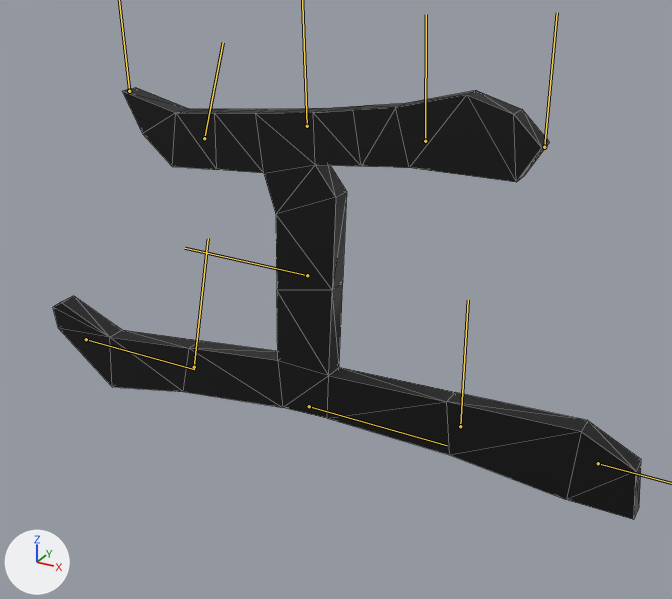
Renders of the FBX model 自作ライブラリ/Project1/Resources/FBX/SwoedMode_3.fbx from each side of a commit.
One viewpoint serves both versions: a 50 mm lens placed at (0.0232, -0.0341, 0.0276), pointed at (0.0041, 0.0006, 0.0102). Lighting does not change. The marker at lower left points along +X, +Y and +Z. Both versions are drawn at frame 167 of the action 'left'; the numbers are the values there. The bones that bend it are drawn over the model as lines. Mesh edges are drawn as thin lines.
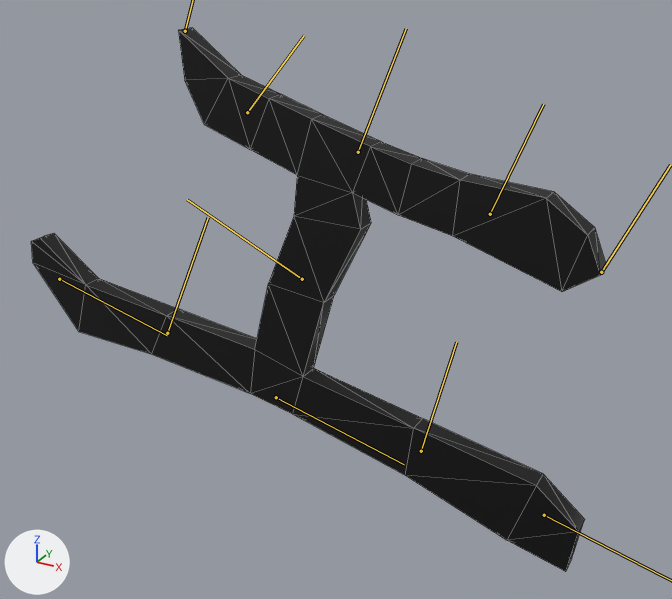
Changed parts and their boxes (x1, y1, x2, y2) in the pictures (672 x 599 px):
'pCube2', posed (26% taller)
    before: (53, 87, 641, 519)
    after: (31, 27, 607, 572)
bone 'joint12', root to tip
    before: (309, 406) to (447, 445)
    after: (276, 397) to (404, 464)
bone 'joint2', root to tip
    before: (307, 275) to (185, 248)
    after: (302, 279) to (187, 199)
bone 'joint8', root to tip
    before: (425, 141) to (426, 14)
    after: (490, 214) to (543, 104)

The edits, one by one:
Bone 'joint12' (bone_joint12) moves from (0.0, 0.0, 0.0) to (-0.001, -0.19, 0.0).
Bone 'joint12' (bone_joint12) turns from (0, 0, 0) to (0, 0, 14) degrees about its own x, y and z.
Bone 'joint2' (bone_joint2) moves from (0.0, 0.0, 0.0) to (-0.001, 0.001, 0.0).
Bone 'joint2' (bone_joint2) turns from (0, 0, 0) to (0, 0, -10) degrees about its own x, y and z.
Bone 'joint8' (bone_joint8) moves from (0.0, 0.0, 0.0) to (0.07, 0.073, 0.0).
